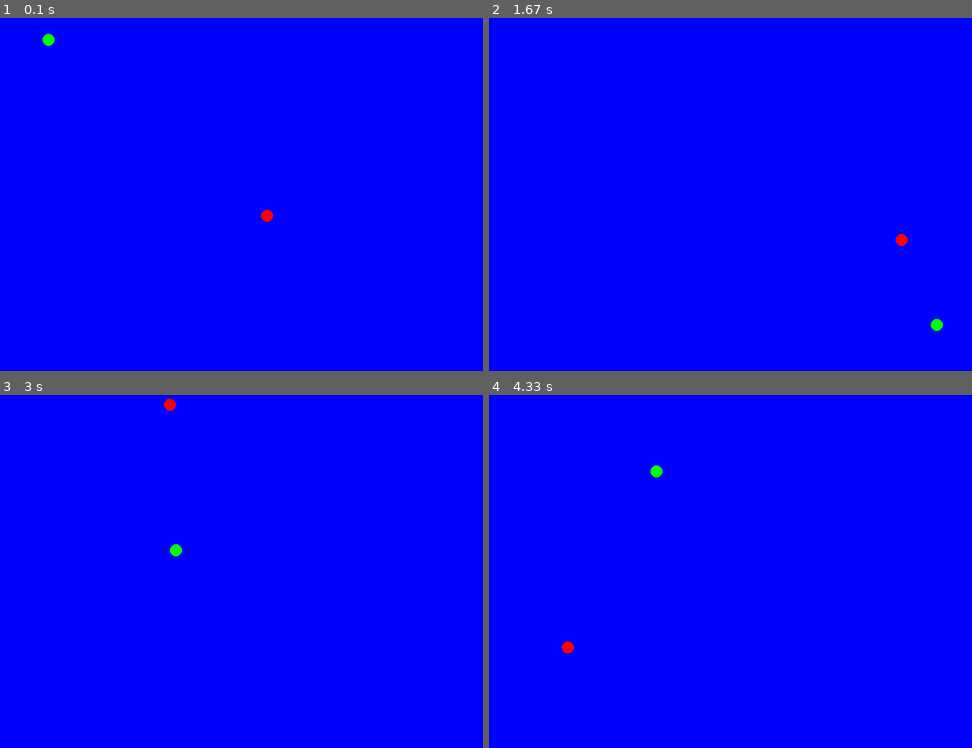
Above: before the commit, frames 1-4 (two rows, left to right).
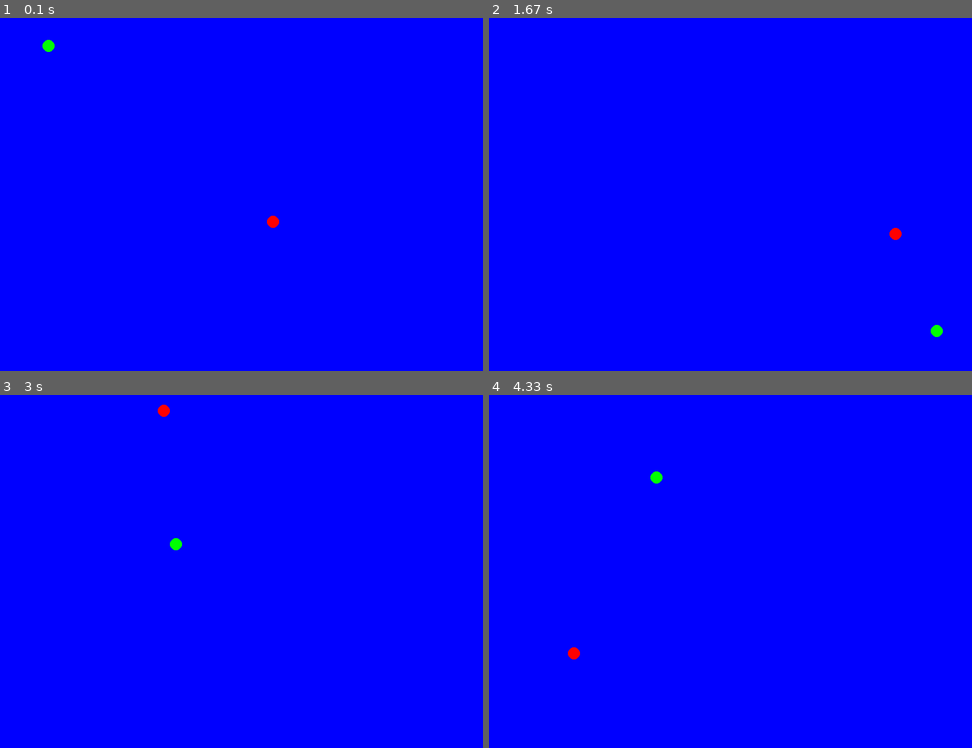
Above: after the commit, the same moments.

Repository: BZVII/pygames
Game: pygame game, started from main.py
Same seed, same stepped clock (60 frames per second), same inputs: the game is played once before the commit and once after it.
Inputs:
- Up to frame 1 (0.1 s): no input
- Up to frame 2 (1.67 s): no input
- Up to frame 3 (3 s): no input
- Up to frame 4 (4.33 s): no input

The runs differ from the first frame. In frame 1, 0.2% of the frame differs, in the area x 8-58%, y 4-60%; in frame 2, 0.2%; in frame 3, 0.2%; in frame 4, 0.2%.

Commit message:
lista de diccionarios para varias bolas

Diff:
--- a/ball.py
+++ b/ball.py
@@ -3,6 +3,8 @@
 
 ROJO = (255, 0, 0)
 AZUL = (0, 0, 255)
+VERDE = (0, 255, 0)
+
 ANCHO_PANTALLA = 800
 ALTO_PANTALLA = 600
 
@@ -19,12 +21,8 @@
 x1 = ancho_bola
 y1 = ancho_bola
 
-color = ROJO
-color1 = (0, 255, 0)
-velocidadX = 5
-velocidadY = 5
-velocidadX1 = 7
-velocidadY1 = -5
+bolas = [{'x': 400, 'y': 300, 'color': ROJO, 'vx': 5, 'vy': 5},
+         {'x': ancho_bola, 'y': ancho_bola, 'color': VERDE, 'vx': 7, 'vy': 5}]
 
 '''
 Funciones genericas control gráfico
@@ -50,19 +48,18 @@
             print("Fin")
             game_over = True
 
-    velocidadX *= choque_bordes_X(x, ancho_bola)
-    velocidadY *= choque_bordes_Y(y, ancho_bola)
-    velocidadX1 *= choque_bordes_X(x1, ancho_bola)
-    velocidadY1 *= choque_bordes_Y(y1, ancho_bola)
+    for bola in bolas:
+        bola['vx'] *= choque_bordes_X(bola['x'], ancho_bola)
+        bola['x'] += bola['vx']
+        bola['vy'] *= choque_bordes_Y(bola['y'], ancho_bola)
+        bola['y'] += bola['vy']
+        print(bola)
 
-    y += velocidadY
-    x += velocidadX
-    y1 += velocidadY1
-    x1 += velocidadX1
 
     pantalla.fill(AZUL)
-    pg.draw.circle(pantalla, color, (x, y), ancho_bola)
-    pg.draw.circle(pantalla, color1, (x1, y1), ancho_bola)
+    for bola in bolas:
+        pg.draw.circle(pantalla, bola['color'], (bola['x'], bola['y']), ancho_bola)
+
     pg.display.flip()
 
 pg.quit()
